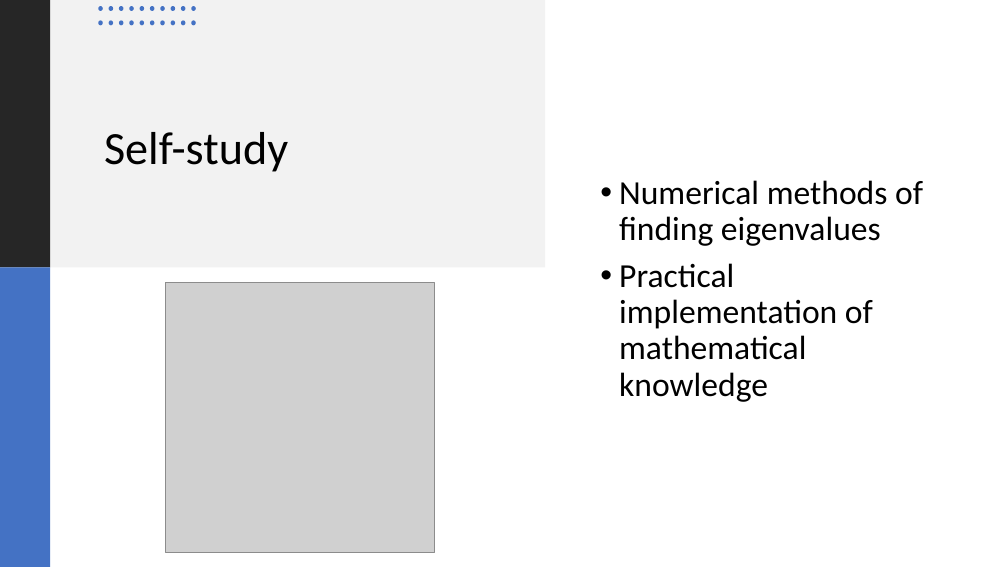
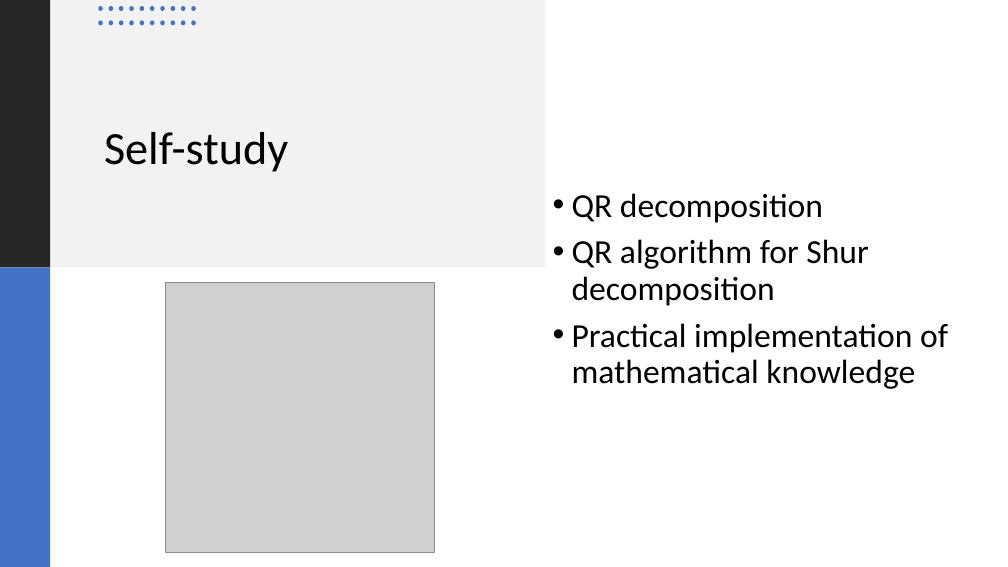
Before and after one commit to netalydana28/Python2, a slide deck: slide 36 of project3/algebra.pptx (slide 28 before the commit). Drawn at 1008x567 pixels with LibreOffice and Linux fonts; fonts in the diff are those of the drawing; grey boxes stand for pictures. Boxes give left, top, right and bottom in pixels: in the first picture for what was removed or moved away, otherwise in the second. Text is boxed around its words. In the diff, an @@ line names an element or a change of style, - is before the commit and + after.

```diff
--- a/project3/algebra.pptx
+++ b/project3/algebra.pptx
@@ text "QR decomposition": place and size @@
-text "QR decomposition" at <box>619,180,923,402</box>
+text "QR decomposition" at <box>572,193,948,389</box>
@@ text at <box>572,193,868,306</box>: text changed @@
-• Numerical methods of finding eigenvalues
+• QR decomposition
+• QR algorithm for Shur decomposition
```
Also in this commit, not shown: 3 other slides changed, 13 slides added, 5 slides removed, 2 other files.
